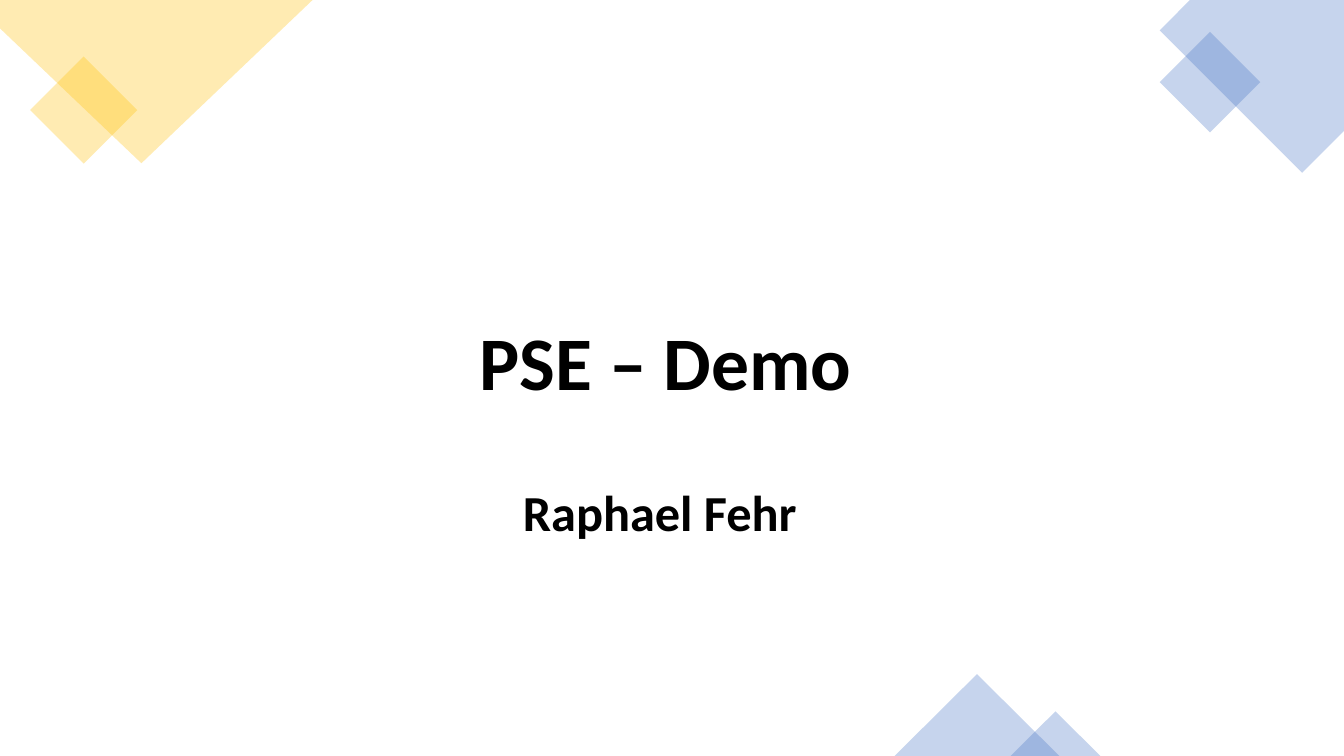
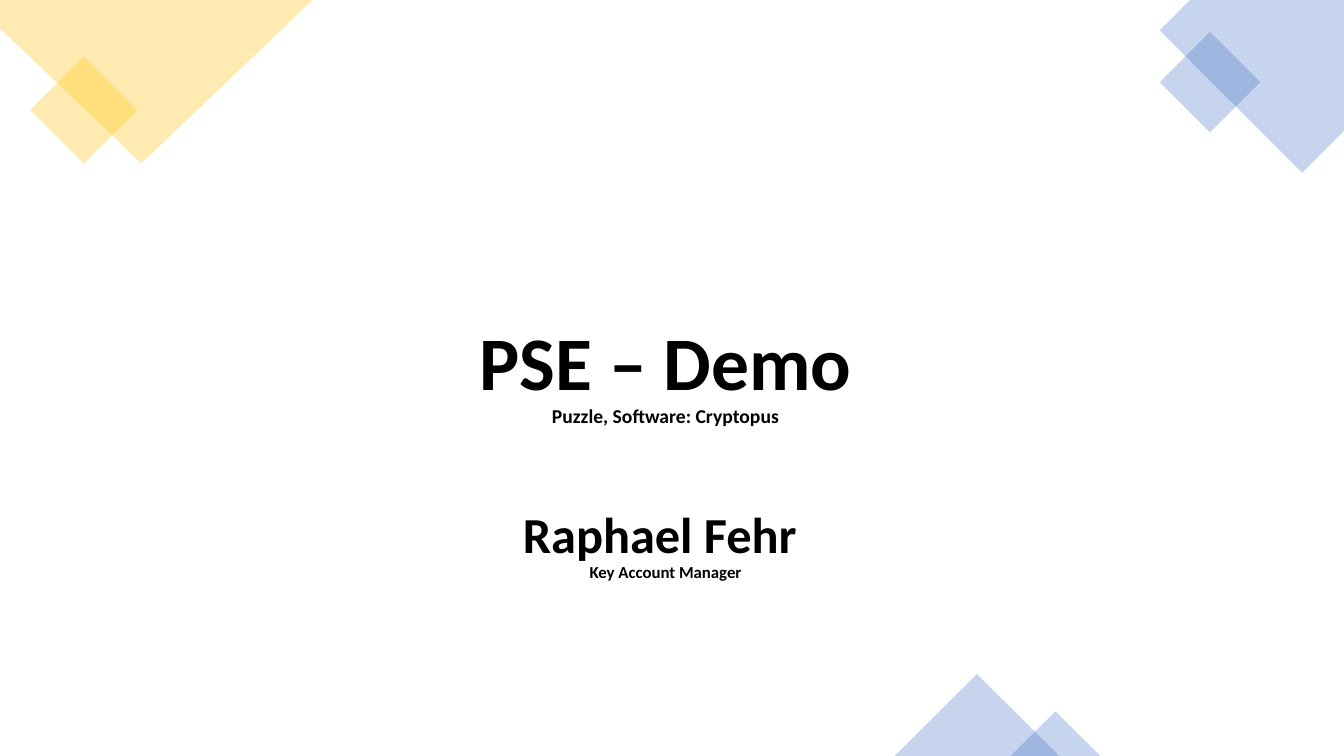
Before and after one commit to RamonaChristen/PSE-Documents, a slide deck: slide 1 of Presentations/Demo.pptx. Drawn at 1344x756 pixels with LibreOffice and Linux fonts; fonts in the diff are those of the drawing. Boxes give left, top, right and bottom in pixels: in the first picture for what was removed or moved away, otherwise in the second. Text is boxed around its words. In the diff, an @@ line names an element or a change of style, - is before the commit and + after.

Commit message:
add change in th Demo Pressentation

```diff
--- a/Presentations/Demo.pptx
+++ b/Presentations/Demo.pptx
@@ title at [479,340,852,581]: text changed; size 36 to 14 pt @@
-PSE – Demo
-Raphael Fehr
+PSE – Demo
+Puzzle, Software: Cryptopus
+Raphael Fehr
+Key Account Manager
```
Also in this commit, not shown: 2 other slides changed, 5 slides added.
